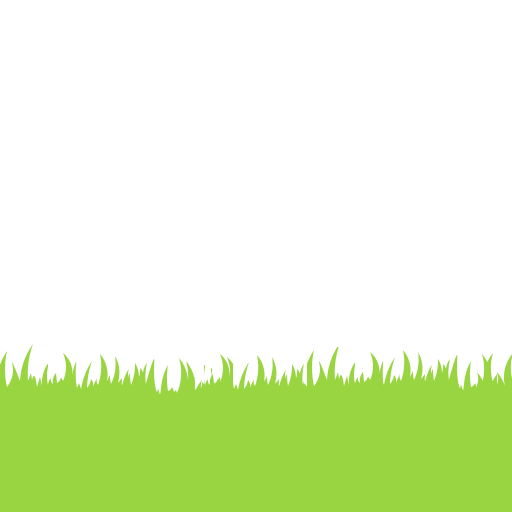
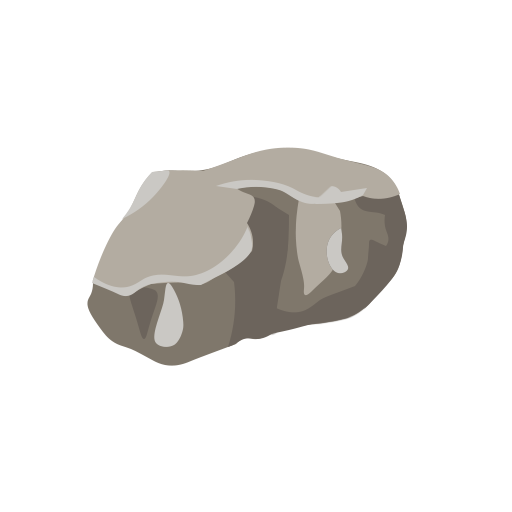
Before/after of a (512, 512) layered artwork. What changed in the layer stack:
added group "rock" with 5 layers above "grass" over box(48, 147, 512, 413)
added layer "Layer 76" in group "rock" over box(92, 170, 367, 347)
added layer "Layer 75" in group "rock" over box(92, 147, 400, 296)
added layer "Layer 77" in group "rock" over box(129, 195, 407, 347)
added layer "Layer 74" in group "rock" over box(87, 148, 407, 366)
hid group "grass" (5 layers) over box(0, 147, 512, 512)
